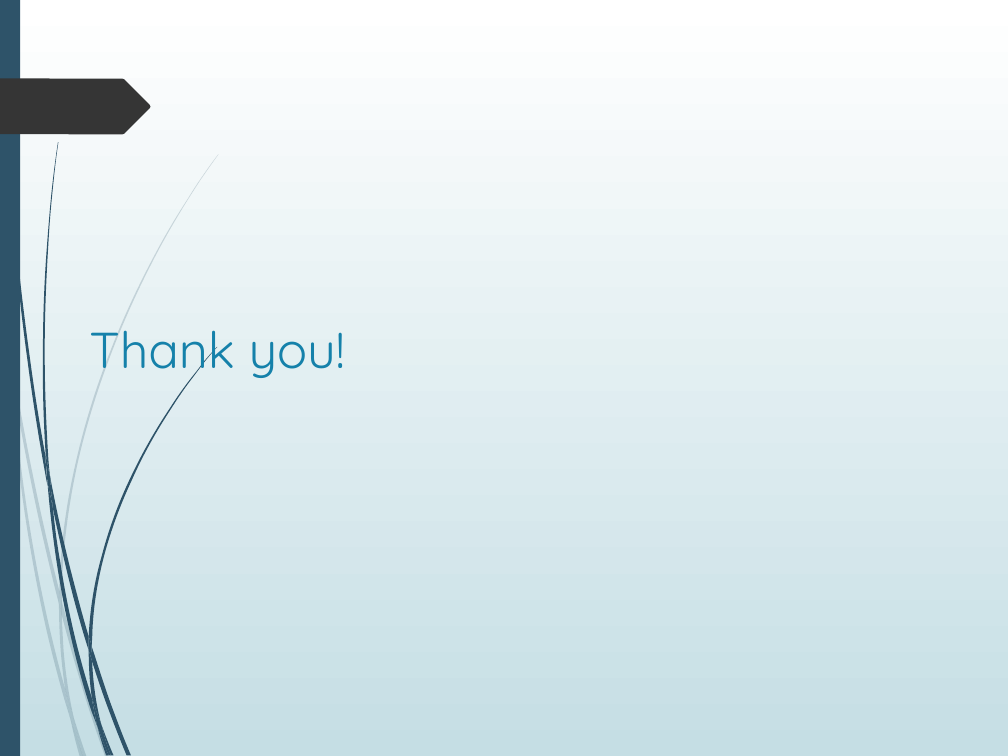
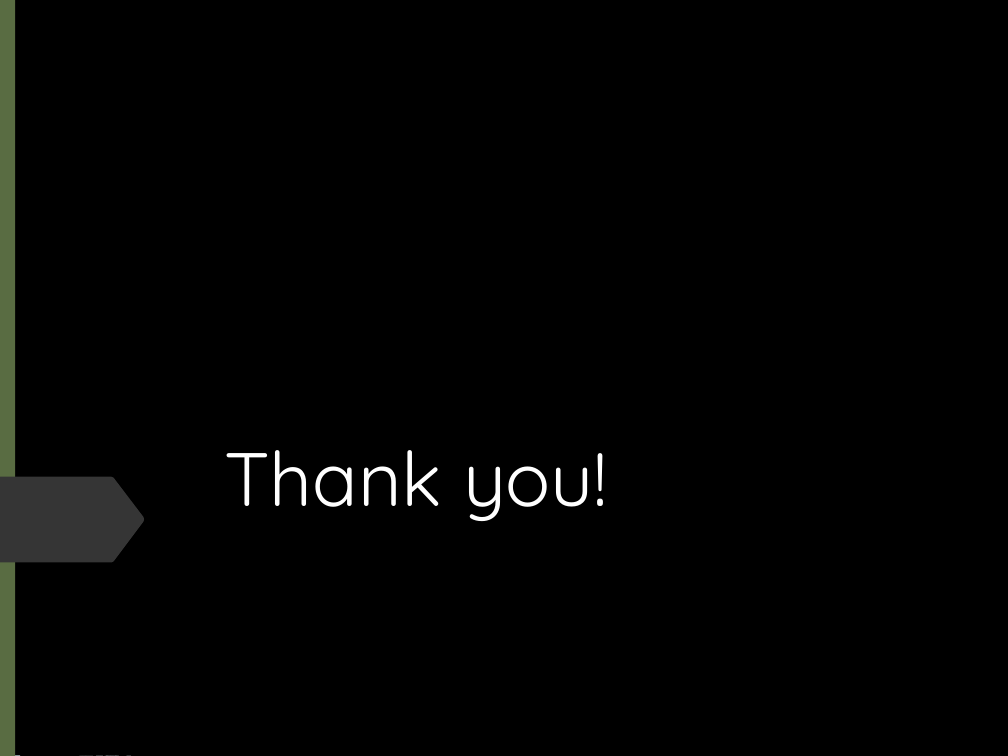
Before and after one commit to Akash3121/3D, a slide deck: slide 18 of Paper-Presentation/Akash - VR_Sickness_Mitigation_Methods_Presentation.pptx (slide 19 before the commit). Drawn at 1008x756 pixels with LibreOffice and Linux fonts; fonts in the diff are those of the drawing; background and template pictures are left out. Boxes give left, top, right and bottom in pixels: in the first picture for what was removed or moved away, otherwise in the second. Text is boxed around its words. In the diff, an @@ line names an element or a change of style, - is before the commit and + after.

```diff
--- a/Paper-Presentation/Akash - VR_Sickness_Mitigation_Methods_Presentation.pptx
+++ b/Paper-Presentation/Akash - VR_Sickness_Mitigation_Methods_Presentation.pptx
@@ background gradient #FFFFFF to #C5DEE5 to picture (left out) @@
@@ fill #2E5369 to #CFE2E7 in 6 elements at (x1=2, y1=0, x2=47, y2=485), (x1=92, y1=646, x2=131, y2=755), (x1=101, y1=725, x2=113, y2=756), (x1=98, y1=728, x2=109, y2=756), (x1=92, y1=697, x2=111, y2=755), (x1=0, y1=0, x2=20, y2=756) @@
@@ rectangle added at (x1=0, y1=0, x2=1008, y2=756), fill #000000 @@
@@ rectangle added at (x1=0, y1=0, x2=15, y2=756), fill #596C42 @@
@@ title "Thank you!" moved from (x1=89, y1=330, x2=345, y2=382) to (x1=224, y1=450, x2=608, y2=521) @@
@@ title "Thank you!" at (x1=224, y1=450, x2=608, y2=521): size 36 to 54 pt, text colour #1581AA to #FFFFFF; vertical alignment top to bottom @@
@@ freeform shape added at (x1=0, y1=477, x2=144, y2=562), fill #353535 @@
@@ group removed at (x1=8, y1=154, x2=219, y2=720): 5 freeform shapes @@
@@ group removed at (x1=42, y1=142, x2=218, y2=728): 7 freeform shapes @@
@@ fill #2E5369 at 20% opacity to #CFE2E7 at 20% opacity in 5 elements at (x1=0, y1=284, x2=8, y2=353), (x1=61, y1=601, x2=108, y2=756), (x1=74, y1=717, x2=87, y2=756), (x1=71, y1=720, x2=83, y2=756), (x1=66, y1=688, x2=84, y2=756) @@
@@ group added at (x1=0, y1=284, x2=117, y2=756): 5 freeform shapes @@
@@ group added at (x1=2, y1=0, x2=119, y2=756): 5 freeform shapes @@
```
Also in this commit, not shown: 5 other slides changed, 1 slide removed.
